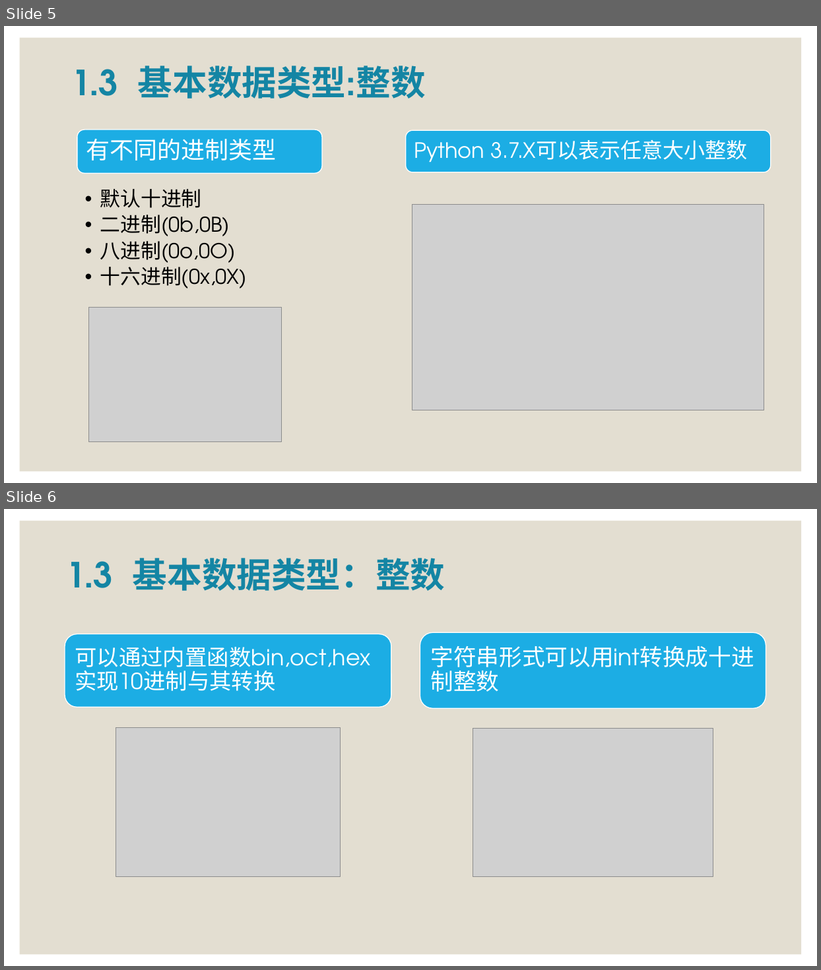
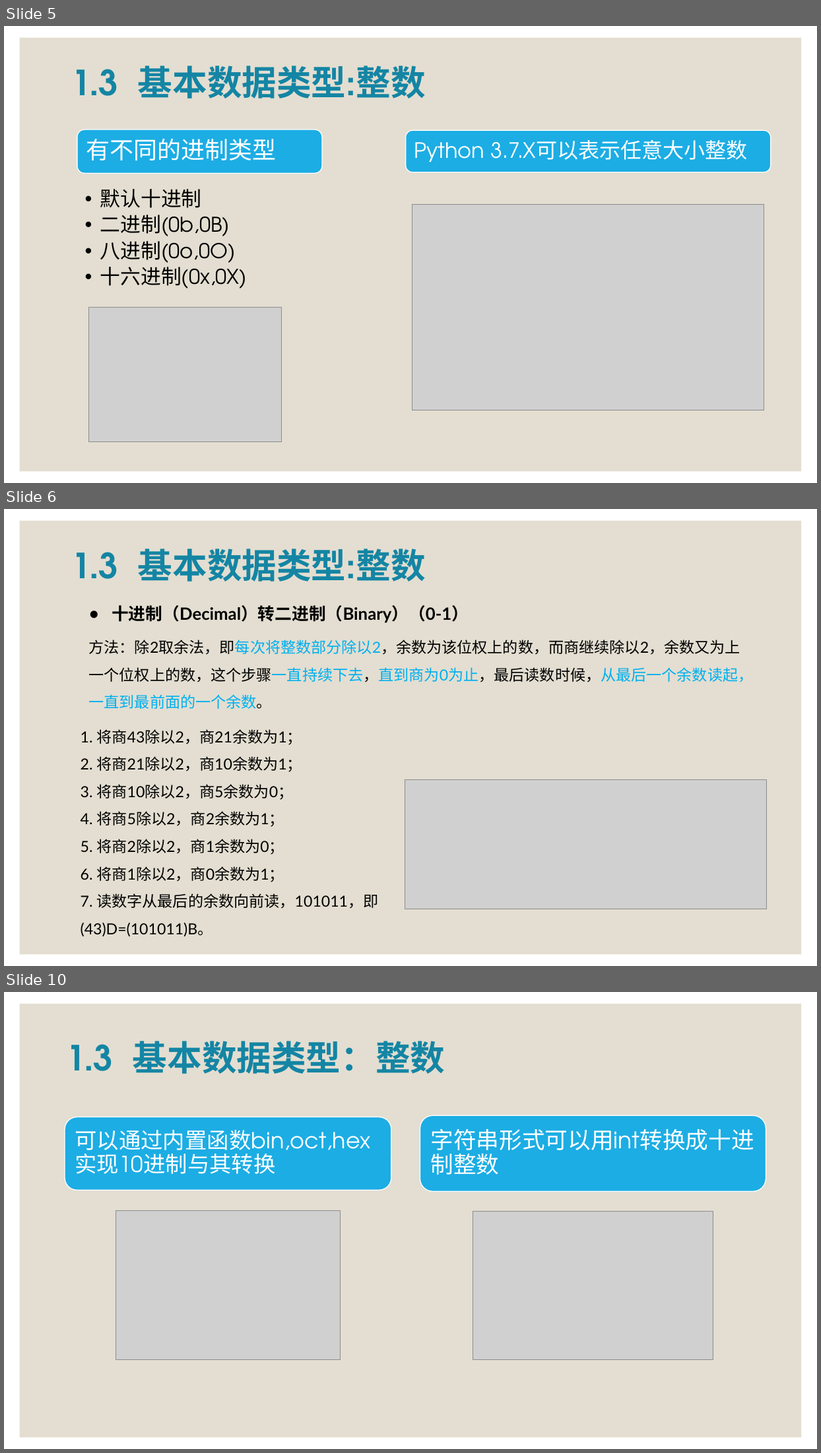
Before and after one commit to zhangjianzhang/programming_basics, a slide deck: files/slides/lecture_1.pptx. Shown one above the other, each under a label of ours: slides 5 and 6 before the commit, slides 5, 6 and 10 after it; the slides between them are not shown. The pictures are 821x970 and 821x1453 pixels, drawn with LibreOffice and Linux fonts; fonts in the diff are those of the drawing; grey boxes stand for pictures. Boxes give left, top, right and bottom in pixels: in the first picture for what was removed or moved away, otherwise in the second. Text is boxed around its words. In the diff, an @@ line names an element or a change of style, - is before the commit and + after.

```diff
--- a/files/slides/lecture_1.pptx
+++ b/files/slides/lecture_1.pptx
@@ slide 6 added at <box>4,509,817,966</box>, background #FFFFFF; not listed: 1 template element that a slide beside it also shows @@
@@ text added at <box>71,549,426,582</box>, 41 pt, text #1485A4, bold @@
+1.3 基本数据类型:整数
@@ text added at <box>89,605,754,709</box>, 18 pt, text #000000 @@
+● 十进制（Decimal）转二进制（Binary）（0-1）
+方法：除2取余法，即每次将整数部分除以2，余数为该位权上的数，而商继续除以2，余数又为上一个位权上的数，这个步骤一直持续下去，直到商为0为止，最后读数时候，从最后一个余数读起，一直到最前面的一个余数。
@@ text added at <box>81,729,378,937</box>, 18 pt, text #000000 @@
+1. 将商43除以2，商21余数为1；
+2. 将商21除以2，商10余数为1；
+3. 将商10除以2，商5余数为0；
+4. 将商5除以2，商2余数为1；
+5. 将商2除以2，商1余数为0；
+6. 将商1除以2，商0余数为1；
+7. 读数字从最后的余数向前读，101011，即(43)D=(101011)B。
@@ picture added at <box>405,780,766,910</box> @@
@@ what was slide 6 is now slide 10 @@
```
Also in this commit, not shown: 1 slide changed, 3 other slides added, 5 other files.
